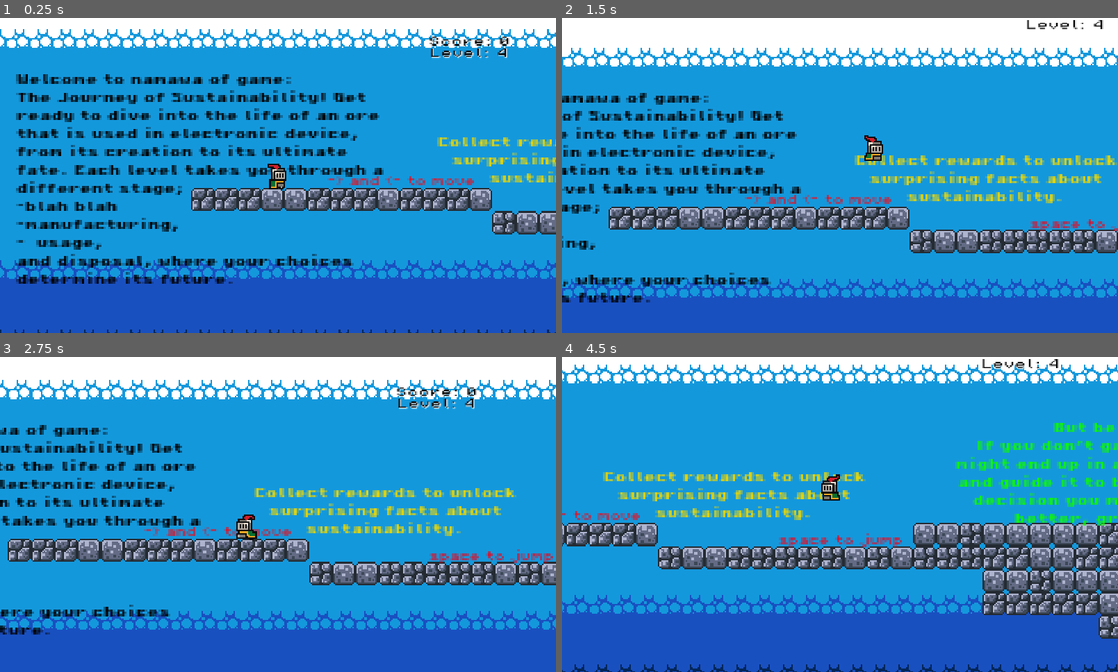
Above: before the commit, frames 1-4 (two rows, left to right).
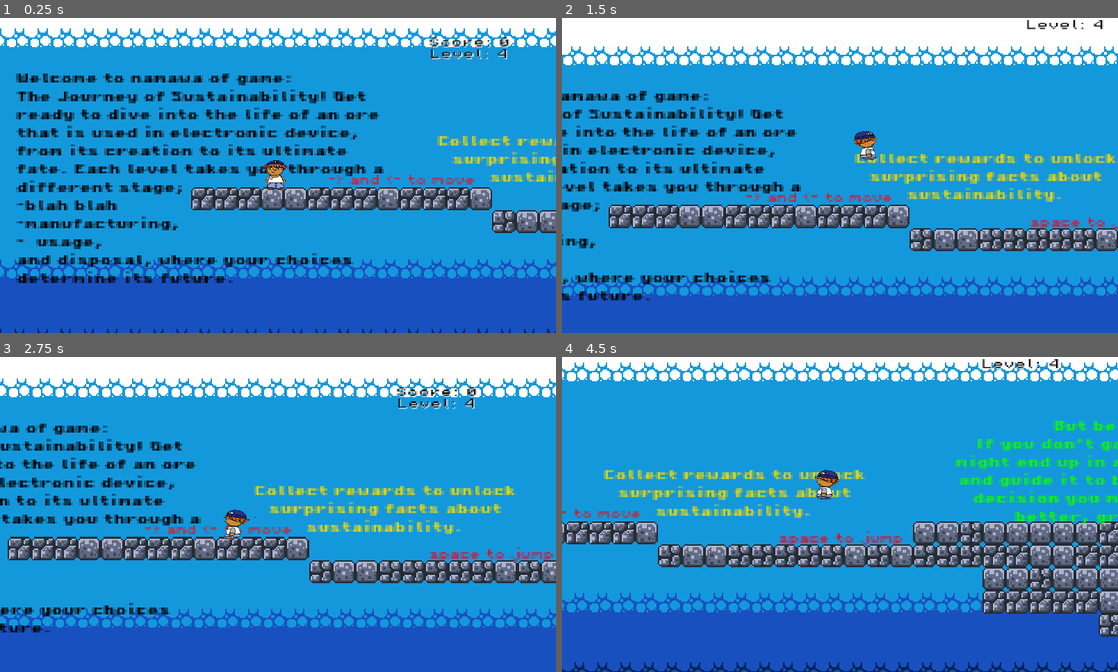
Above: after the commit, the same moments.

Repository: Malaikah020/FYP_game
Game: Godot game, scene res://scenes/level_1.tscn
Two runs of this game, one before a commit and one after it. Both use one fixed random seed, a clock stepped at 60 frames per second and the inputs below.
Inputs:
- Up to frame 1 (0.25 s): no input
- Up to frame 2 (1.5 s): hold Right (move_right) from 0.53 s (still down); tap Up (jump) at 0.6, 0.77, 1.07, 1.35 s
- Up to frame 3 (2.75 s): tap Up (jump) at 1.52, 1.82, 2.1 s; release Right (move_right) at 2.03 s; hold A (move_left) from 2.03 s (still down)
- Up to frame 4 (4.5 s): release A (move_left) at 2.78 s; hold Right (move_right) 2.78-4.28 s; tap Up (jump) at 2.85, 3.02, 3.32, 3.6, 3.77, 4.07, 4.35 s; hold A (move_left) from 4.28 s (still down)

The runs differ from the first frame. In frame 1, 8.3% of the frame differs, in the area x 0-100%, y 3-100%; in frame 2, 14%; in frame 3, 14%; in frame 4, 16%, in the area x 0-100%, y 1-100%.

Commit message:
added cobalt blue

Diff:
--- a/susgame/scenes/player.tscn
+++ b/susgame/scenes/player.tscn
@@ -1,6 +1,6 @@
-[gd_scene load_steps=29 format=3 uid="uid://b21tkvrwanerl"]
+[gd_scene load_steps=12 format=3 uid="uid://b21tkvrwanerl"]
 
-[ext_resource type="Texture2D" uid="uid://b8cmjj8vq3r8d" path="res://assets/sprites/knight.png" id="1_q2n4d"]
+[ext_resource type="Texture2D" uid="uid://c1diciaqqrmpx" path="res://assets/sprites/Untitled.png" id="2_ktuey"]
 [ext_resource type="FontFile" uid="uid://c53kogtyjwsss" path="res://assets/fonts/PixelOperator8-Bold.ttf" id="2_m6f8g"]
 [ext_resource type="Texture2D" uid="uid://b07fcpx8ejuf4" path="res://assets/sprites/fact_back.png" id="3_g3big"]
 [ext_resource type="PackedScene" uid="uid://bvr77k8vdmsrt" path="res://scenes/UI.tscn" id="4_gjtsc"]
@@ -54,106 +54,29 @@
 "
 
 [sub_resource type="CircleShape2D" id="CircleShape2D_m1lt8"]
-radius = 5.09902
+radius = 4.39121
 
-[sub_resource type="AtlasTexture" id="AtlasTexture_14mlr"]
-atlas = ExtResource("1_q2n4d")
-region = Rect2(0, 0, 32, 32)
+[sub_resource type="AtlasTexture" id="AtlasTexture_4sgib"]
+atlas = ExtResource("2_ktuey")
+region = Rect2(900, 196, 150, 196)
 
-[sub_resource type="AtlasTexture" id="AtlasTexture_tyc5p"]
-atlas = ExtResource("1_q2n4d")
-region = Rect2(32, 0, 32, 32)
+[sub_resource type="AtlasTexture" id="AtlasTexture_7orlf"]
+atlas = ExtResource("2_ktuey")
+region = Rect2(798, 392, 133, 196)
 
-[sub_resource type="AtlasTexture" id="AtlasTexture_jqqjr"]
-atlas = ExtResource("1_q2n4d")
-region = Rect2(64, 0, 32, 32)
+[sub_resource type="AtlasTexture" id="AtlasTexture_swmmv"]
+atlas = ExtResource("2_ktuey")
+region = Rect2(900, 392, 150, 196)
 
-[sub_resource type="AtlasTexture" id="AtlasTexture_2noy2"]
-atlas = ExtResource("1_q2n4d")
-region = Rect2(96, 0, 32, 32)
-
-[sub_resource type="AtlasTexture" id="AtlasTexture_ly36f"]
-atlas = ExtResource("1_q2n4d")
-region = Rect2(64, 96, 32, 32)
-
-[sub_resource type="AtlasTexture" id="AtlasTexture_5aeef"]
-atlas = ExtResource("1_q2n4d")
-region = Rect2(0, 64, 32, 32)
-
-[sub_resource type="AtlasTexture" id="AtlasTexture_54g6x"]
-atlas = ExtResource("1_q2n4d")
-region = Rect2(32, 64, 32, 32)
-
-[sub_resource type="AtlasTexture" id="AtlasTexture_cf6ah"]
-atlas = ExtResource("1_q2n4d")
-region = Rect2(64, 64, 32, 32)
-
-[sub_resource type="AtlasTexture" id="AtlasTexture_5fstn"]
-atlas = ExtResource("1_q2n4d")
-region = Rect2(96, 64, 32, 32)
-
-[sub_resource type="AtlasTexture" id="AtlasTexture_aaaep"]
-atlas = ExtResource("1_q2n4d")
-region = Rect2(128, 64, 32, 32)
-
-[sub_resource type="AtlasTexture" id="AtlasTexture_fqlra"]
-atlas = ExtResource("1_q2n4d")
-region = Rect2(160, 64, 32, 32)
-
-[sub_resource type="AtlasTexture" id="AtlasTexture_juv32"]
-atlas = ExtResource("1_q2n4d")
-region = Rect2(192, 64, 32, 32)
-
-[sub_resource type="AtlasTexture" id="AtlasTexture_rbsx4"]
-atlas = ExtResource("1_q2n4d")
-region = Rect2(224, 64, 32, 32)
-
-[sub_resource type="AtlasTexture" id="AtlasTexture_sxwmi"]
-atlas = ExtResource("1_q2n4d")
-region = Rect2(0, 96, 32, 32)
-
-[sub_resource type="AtlasTexture" id="AtlasTexture_y14ki"]
-atlas = ExtResource("1_q2n4d")
-region = Rect2(32, 96, 32, 32)
-
-[sub_resource type="AtlasTexture" id="AtlasTexture_wqoj1"]
-atlas = ExtResource("1_q2n4d")
-region = Rect2(64, 96, 32, 32)
-
-[sub_resource type="AtlasTexture" id="AtlasTexture_55i8l"]
-atlas = ExtResource("1_q2n4d")
-region = Rect2(96, 96, 32, 32)
-
-[sub_resource type="AtlasTexture" id="AtlasTexture_mitrf"]
-atlas = ExtResource("1_q2n4d")
-region = Rect2(128, 96, 32, 32)
-
-[sub_resource type="AtlasTexture" id="AtlasTexture_a2s63"]
-atlas = ExtResource("1_q2n4d")
-region = Rect2(160, 96, 32, 32)
-
-[sub_resource type="AtlasTexture" id="AtlasTexture_4a7xi"]
-atlas = ExtResource("1_q2n4d")
-region = Rect2(192, 96, 32, 32)
-
-[sub_resource type="AtlasTexture" id="AtlasTexture_268j7"]
-atlas = ExtResource("1_q2n4d")
-region = Rect2(224, 96, 32, 32)
+[sub_resource type="AtlasTexture" id="AtlasTexture_h8dhi"]
+atlas = ExtResource("2_ktuey")
+region = Rect2(1050, 392, 150, 196)
 
 [sub_resource type="SpriteFrames" id="SpriteFrames_i6olx"]
 animations = [{
 "frames": [{
 "duration": 1.0,
-"texture": SubResource("AtlasTexture_14mlr")
-}, {
-"duration": 1.0,
-"texture": SubResource("AtlasTexture_tyc5p")
-}, {
-"duration": 1.0,
-"texture": SubResource("AtlasTexture_jqqjr")
-}, {
-"duration": 1.0,
-"texture": SubResource("AtlasTexture_2noy2")
+"texture": SubResource("AtlasTexture_4sgib")
 }],
 "loop": true,
 "name": &"idle",
@@ -161,7 +84,7 @@
 }, {
 "frames": [{
 "duration": 1.0,
-"texture": SubResource("AtlasTexture_ly36f")
+"texture": SubResource("AtlasTexture_7orlf")
 }],
 "loop": true,
 "name": &"jump",
@@ -169,52 +92,10 @@
 }, {
 "frames": [{
 "duration": 1.0,
-"texture": SubResource("AtlasTexture_5aeef")
+"texture": SubResource("AtlasTexture_swmmv")
 }, {
 "duration": 1.0,
-"texture": SubResource("AtlasTexture_54g6x")
-}, {
-"duration": 1.0,
-"texture": SubResource("AtlasTexture_cf6ah")
-}, {
-"duration": 1.0,
-"texture": SubResource("AtlasTexture_5fstn")
-}, {
-"duration": 1.0,
-"texture": SubResource("AtlasTexture_aaaep")
-}, {
-"duration": 1.0,
-"texture": SubResource("AtlasTexture_fqlra")
-}, {
-"duration": 1.0,
-"texture": SubResource("AtlasTexture_juv32")
-}, {
-"duration": 1.0,
-"texture": SubResource("AtlasTexture_rbsx4")
-}, {
-"duration": 1.0,
-"texture": SubResource("AtlasTexture_sxwmi")
-}, {
-"duration": 1.0,
-"texture": SubResource("AtlasTexture_y14ki")
-}, {
-"duration": 1.0,
-"texture": SubResource("AtlasTexture_wqoj1")
-}, {
-"duration": 1.0,
-"texture": SubResource("AtlasTexture_55i8l")
-}, {
-"duration": 1.0,
-"texture": SubResource("AtlasTexture_mitrf")
-}, {
-"duration": 1.0,
-"texture": SubResource("AtlasTexture_a2s63")
-}, {
-"duration": 1.0,
-"texture": SubResource("AtlasTexture_4a7xi")
-}, {
-"duration": 1.0,
-"texture": SubResource("AtlasTexture_268j7")
+"texture": SubResource("AtlasTexture_h8dhi")
 }],
 "loop": true,
 "name": &"run",
@@ -229,14 +110,16 @@
 
 [node name="CollisionShape2D" type="CollisionShape2D" parent="."]
 z_index = 1
-position = Vector2(0, -6)
+position = Vector2(0, -9)
+scale = Vector2(1.36637, 1.54341)
 shape = SubResource("CircleShape2D_m1lt8")
 
 [node name="AnimatedSprite2D" type="AnimatedSprite2D" parent="."]
 texture_filter = 1
-position = Vector2(0, -12)
+position = Vector2(-4, -10)
+scale = Vector2(0.152294, 0.117051)
 sprite_frames = SubResource("SpriteFrames_i6olx")
-animation = &"jump"
+animation = &"run"
 autoplay = "idle"
 
 [node name="Camera2D" type="Camera2D" parent="."]
Binary file added: susgame/assets/sprites/Untitled.png
Not shown, added: susgame/assets/sprites/Untitled.png.import
Not shown, changed: .DS_Store
Not shown, changed: susgame/.DS_Store
Not shown, changed: susgame/assets/.DS_Store
